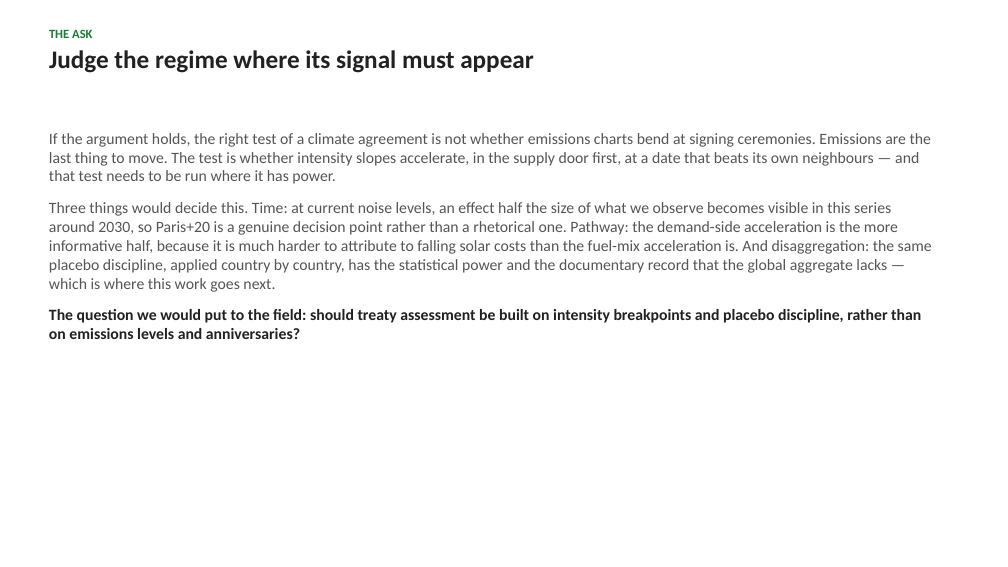
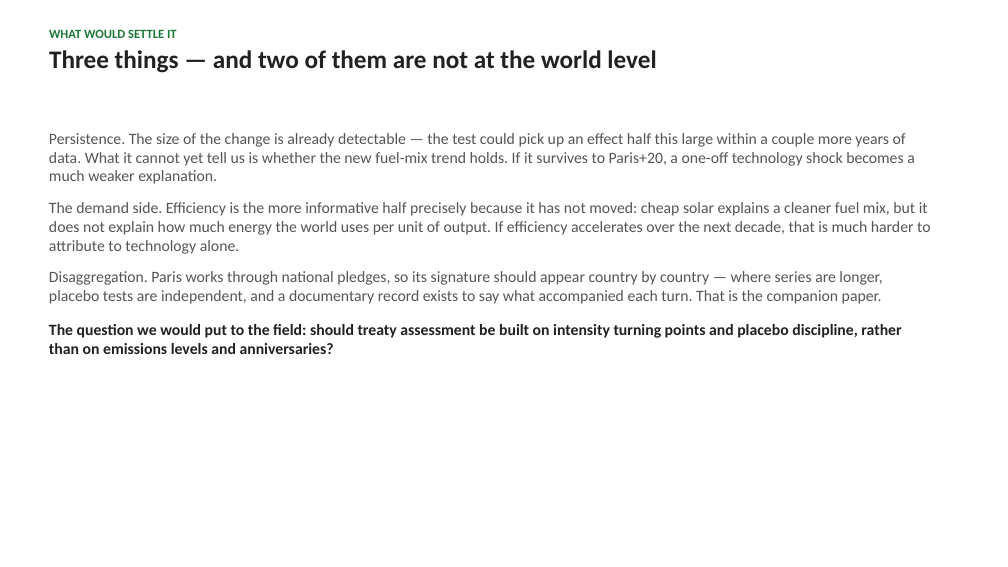
Before and after one commit to cwejnert/HDI-Happiness, a slide deck: slide 9 of carbon_breakpoints_takeaway_figures/paris_at_ten_world_deck.pptx (slide 17 before the commit). Drawn at 1008x567 pixels with LibreOffice and Linux fonts; fonts in the diff are those of the drawing. Boxes give left, top, right and bottom in pixels: in the first picture for what was removed or moved away, otherwise in the second. Text is boxed around its words. In the diff, an @@ line names an element or a change of style, - is before the commit and + after.

```diff
--- a/carbon_breakpoints_takeaway_figures/paris_at_ten_world_deck.pptx
+++ b/carbon_breakpoints_takeaway_figures/paris_at_ten_world_deck.pptx
@@ text at [49,29,656,73]: text changed @@
-THE ASK
-Judge the regime where its signal must appear
+WHAT WOULD SETTLE IT
+Three things — and two of them are not at the world level
@@ text at [49,133,930,354]: text changed @@
-If the argument holds, the right test of a climate agreement is not whether emissions charts bend at signing ceremonies. Emissions are the last thing to move. The test is whether intensity slopes accelerate, in the supply door first, at a date that beats its own neighbours — and that test needs to be run where it has power.
-Three things would decide this. Time: at current noise levels, an effect half the size of what we observe becomes visible in this series around 2030, so Paris+20 is a genuine decision point rather than a rhetorical one. Pathway: the demand-side acceleration is the more informative half, because it is much harder to attribute to falling solar costs than the fuel-mix acceleration is. And disaggregation: the same placebo discipline, applied country by country, has the statistical power and the documentary record that the global aggregate lacks — which is where this work goes next.
-The question we would put to the field: should treaty assessment be built on intensity breakpoints and placebo discipline, rather than on emissions levels and anniversaries?
+Persistence. The size of the change is already detectable — the test could pick up an effect half this large within a couple more years of data. What it cannot yet tell us is whether the new fuel-mix trend holds. If it survives to Paris+20, a one-off technology shock becomes a much weaker explanation.
+The demand side. Efficiency is the more informative half precisely because it has not moved: cheap solar explains a cleaner fuel mix, but it does not explain how much energy the world uses per unit of output. If efficiency accelerates over the next decade, that is much harder to attribute to technology alone.
+Disaggregation. Paris works through national pledges, so its signature should appear country by country — where series are longer, placebo tests are independent, and a documentary record exists to say what accompanied each turn. That is the companion paper.
+The question we would put to the field: should treaty assessment be built on intensity turning points and placebo discipline, rather than on emissions levels and anniversaries?
```
Also in this commit, not shown: 4 other slides changed, 6 slides added, 15 slides removed, 3 other files.
